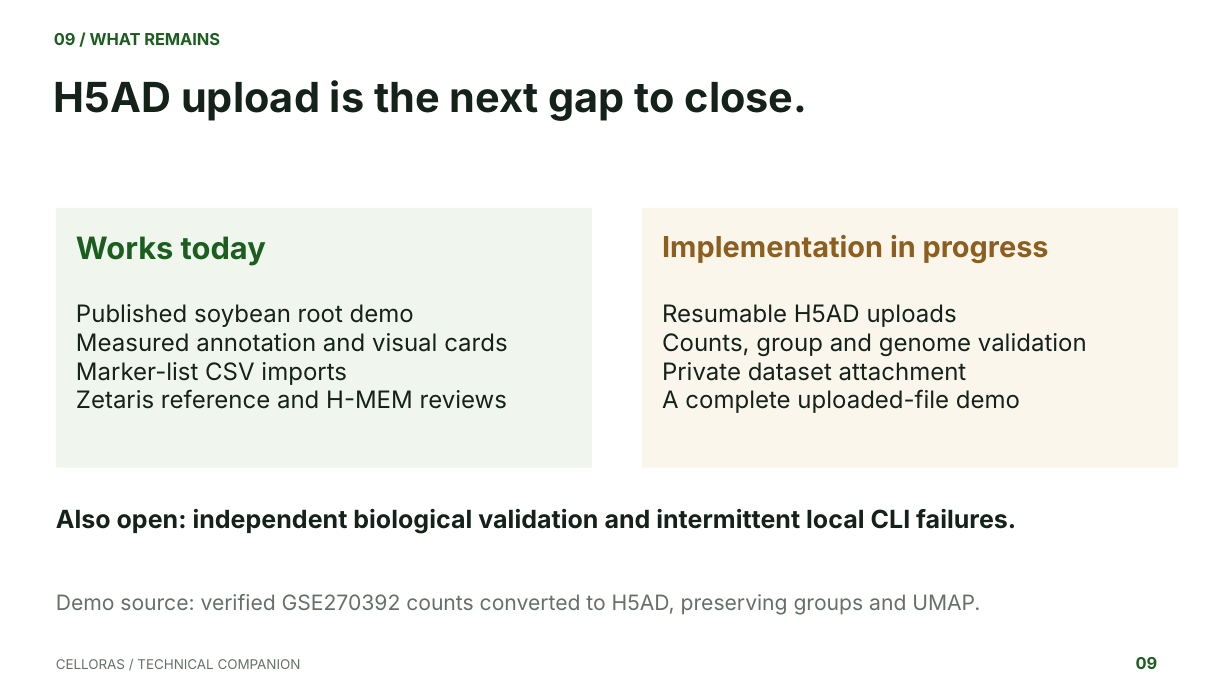
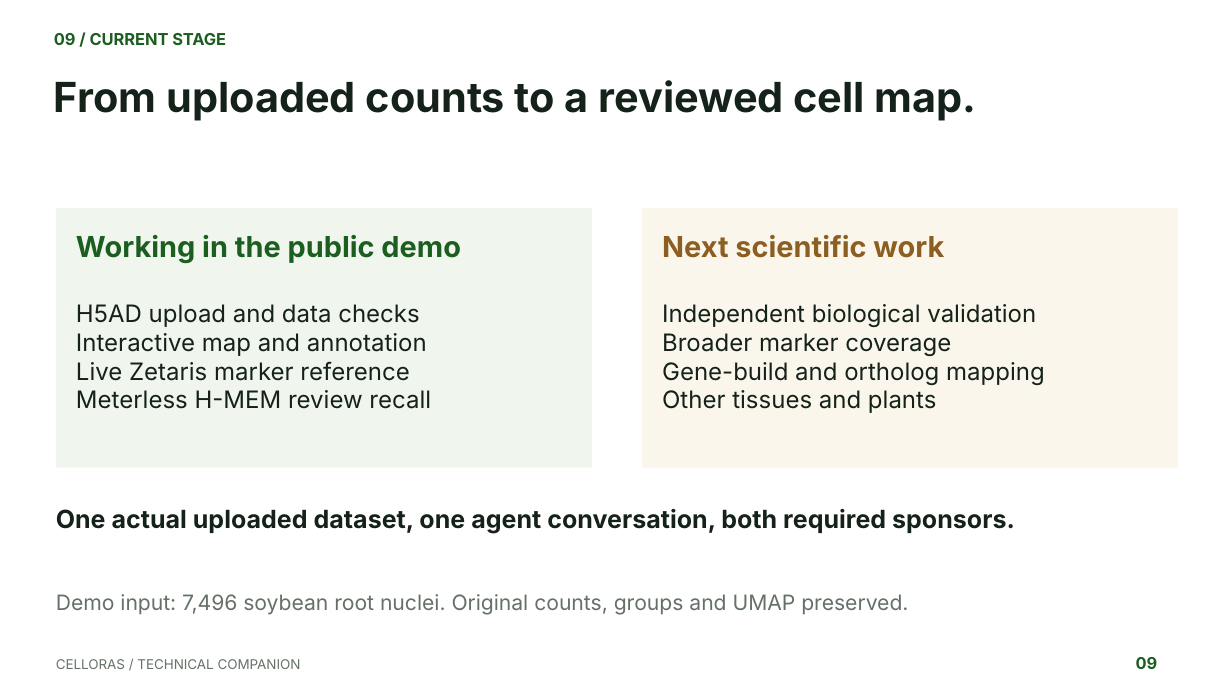
Before and after one commit to mpckkk/2026_GenAI, a slide deck: slide 9 of docs/technical-deck/Celloras-Technical-Deck.pptx. Drawn at 1232x693 pixels with LibreOffice and Linux fonts; fonts in the diff are those of the drawing. Boxes give left, top, right and bottom in pixels: in the first picture for what was removed or moved away, otherwise in the second. Text is boxed around its words. In the diff, an @@ line names an element or a change of style, - is before the commit and + after.

Commit message:
docs: record public H5AD demo and update technical deck

```diff
--- a/docs/technical-deck/Celloras-Technical-Deck.pptx
+++ b/docs/technical-deck/Celloras-Technical-Deck.pptx
@@ text at [54, 33, 226, 45]: text changed @@
-09 / WHAT REMAINS
+09 / CURRENT STAGE
@@ text at [54, 80, 977, 121]: text changed @@
-H5AD upload is the next gap to close.
+From uploaded counts to a reviewed cell map.
@@ text at [76, 235, 461, 264]: text changed; size 24 to 22.5 pt @@
-Works today
+Working in the public demo
@@ text at [662, 235, 944, 258]: text changed @@
-Implementation in progress
+Next scientific work
@@ text at [76, 304, 431, 409]: text changed @@
-Published soybean root demo
-Measured annotation and visual cards
-Marker-list CSV imports
-Zetaris reference and H-MEM reviews
+H5AD upload and data checks
+Interactive map and annotation
+Live Zetaris marker reference
+Meterless H-MEM review recall
@@ text at [662, 304, 1045, 413]: text changed @@
-Resumable H5AD uploads
-Counts, group and genome validation
-Private dataset attachment
-A complete uploaded-file demo
+Independent biological validation
+Broader marker coverage
+Gene-build and ortholog mapping
+Other tissues and plants
@@ text at [56, 509, 1015, 533]: text changed @@
-Also open: independent biological validation and intermittent local CLI failures.
+One actual uploaded dataset, one agent conversation, both required sponsors.
@@ text at [56, 594, 908, 615]: text changed @@
-Demo source: verified GSE270392 counts converted to H5AD, preserving groups and UMAP.
+Demo input: 7,496 soybean root nuclei. Original counts, groups and UMAP preserved.
```
Also in this commit, not shown: 3 other slides changed, 10 other files.
